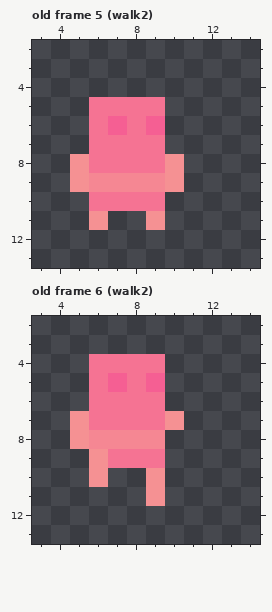
A pixel-art file gets an edit: frames.aseprite. Above: the version before the commit.
16x16 pixels, 8 frames. Shown: old frame 5 (walk2): x 3..14, y 2..13; old frame 6 (walk2): x 3..14, y 2..13. The commit also changed other frames, which this record leaves out.
The result:
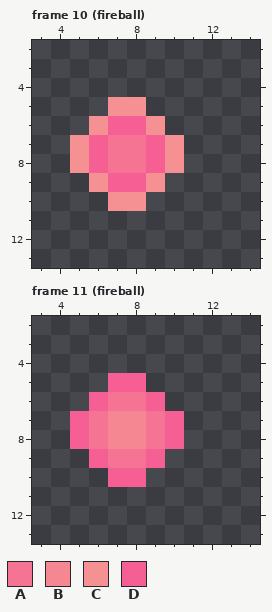
Palette (. is transparent): A #f57393  B #f58793  C #f59193  D #f55f93
A new or re-ordered frame is compared with the old frame closest to it.
Edits made:
frames 8 -> 12
--- frame 10 (fireball) is new; against old frame 5 (walk2)
@@ x 3..14 @@
  4 ............
- 5 ...AAAA.....
- 6 ...ADAD.....
- 7 ...AAAA.....
- 8 ..CAAAAC....
- 9 ..CBBBBC....
-10 ...AAAA.....
-11 ...C..C.....
+ 5 ....CC......
+ 6 ...CDDC.....
+ 7 ..CDAADC....
+ 8 ..CDAADC....
+ 9 ...CDDC.....
+10 ....CC......
+11 ............
 12 ............
--- frame 11 (fireball) is new; against old frame 6 (walk2)
@@ x 3..14 @@
  3 ............
- 4 ...AAAA.....
- 5 ...ADAD.....
- 6 ...AAAA.....
- 7 ..CAAAAC....
- 8 ..CBBBB.....
- 9 ...CAAA.....
-10 ...C..C.....
-11 ......C.....
+ 4 ............
+ 5 ....DD......
+ 6 ...DAAD.....
+ 7 ..DABBAD....
+ 8 ..DABBAD....
+ 9 ...DAAD.....
+10 ....DD......
+11 ............
 12 ............
Pixel boxes of the changes (left, top, right, bottom) in both pictures:
changed: (70, 97, 184, 230)
changed: (70, 354, 184, 506)
